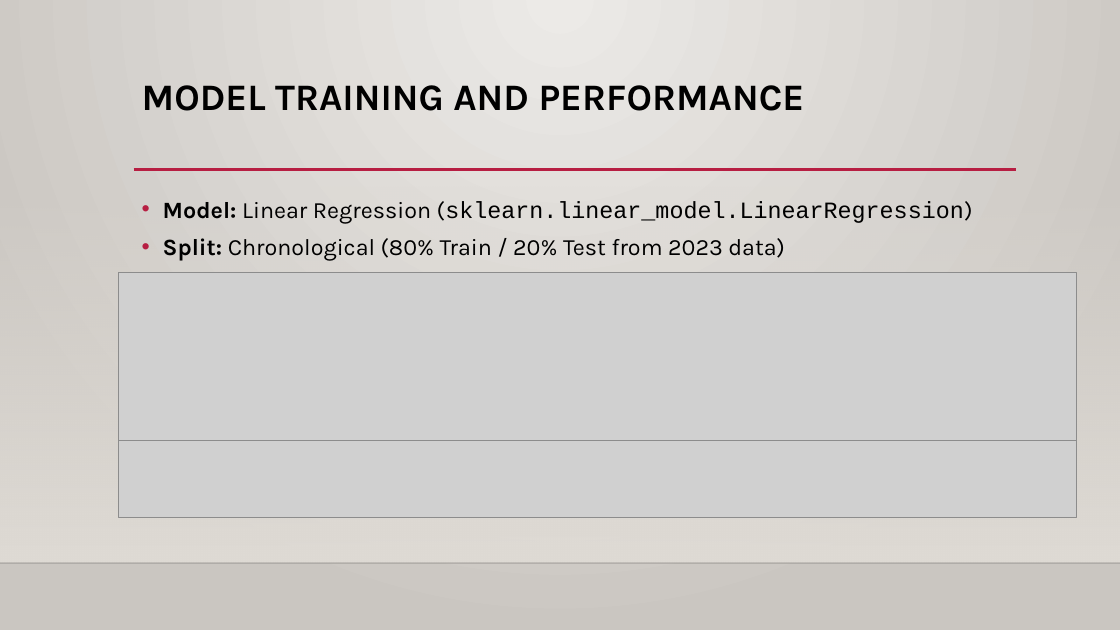
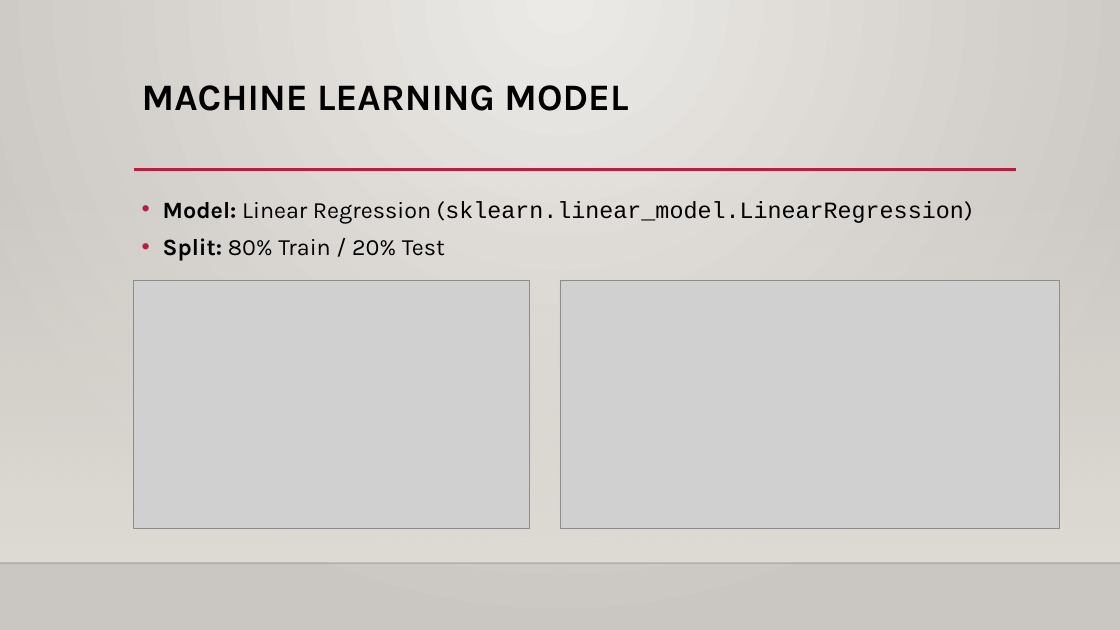
Before and after one commit to Tamilarasee/Healthcare-Cost-Prediction, a slide deck: slide 5 of Healthcare Cost Price Prediction.pptx. Drawn at 1120x630 pixels with LibreOffice and Linux fonts; fonts in the diff are those of the drawing; grey boxes stand for pictures; background and template pictures are left out. Boxes give left, top, right and bottom in pixels: in the first picture for what was removed or moved away, otherwise in the second. Text is boxed around its words. In the diff, an @@ line names an element or a change of style, - is before the commit and + after.

```diff
--- a/Healthcare Cost Price Prediction.pptx
+++ b/Healthcare Cost Price Prediction.pptx
@@ title at [142,85,628,111]: text changed @@
-MODEL TRAINING AND PERFORMANCE
+MACHINE LEARNING MODEL
@@ text at [163,238,445,260]: text changed @@
-• Split: Chronological (80% Train / 20% Test from 2023 data)
+• Split: 80% Train / 20% Test
@@ picture removed at [118,272,1076,441] @@
@@ picture added at [134,281,530,528] @@
@@ picture added at [560,281,1060,528] @@
@@ picture removed at [118,441,1076,518] @@
```
Also in this commit, not shown: 3 other slides changed, 4 slides added, 4 slides removed, 13 other files.
